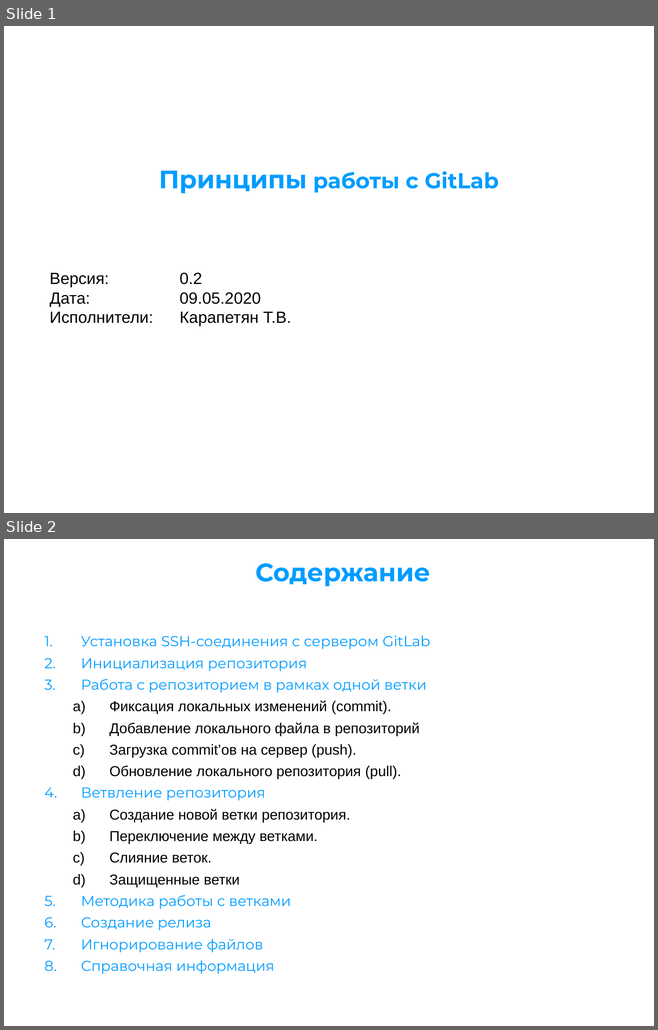
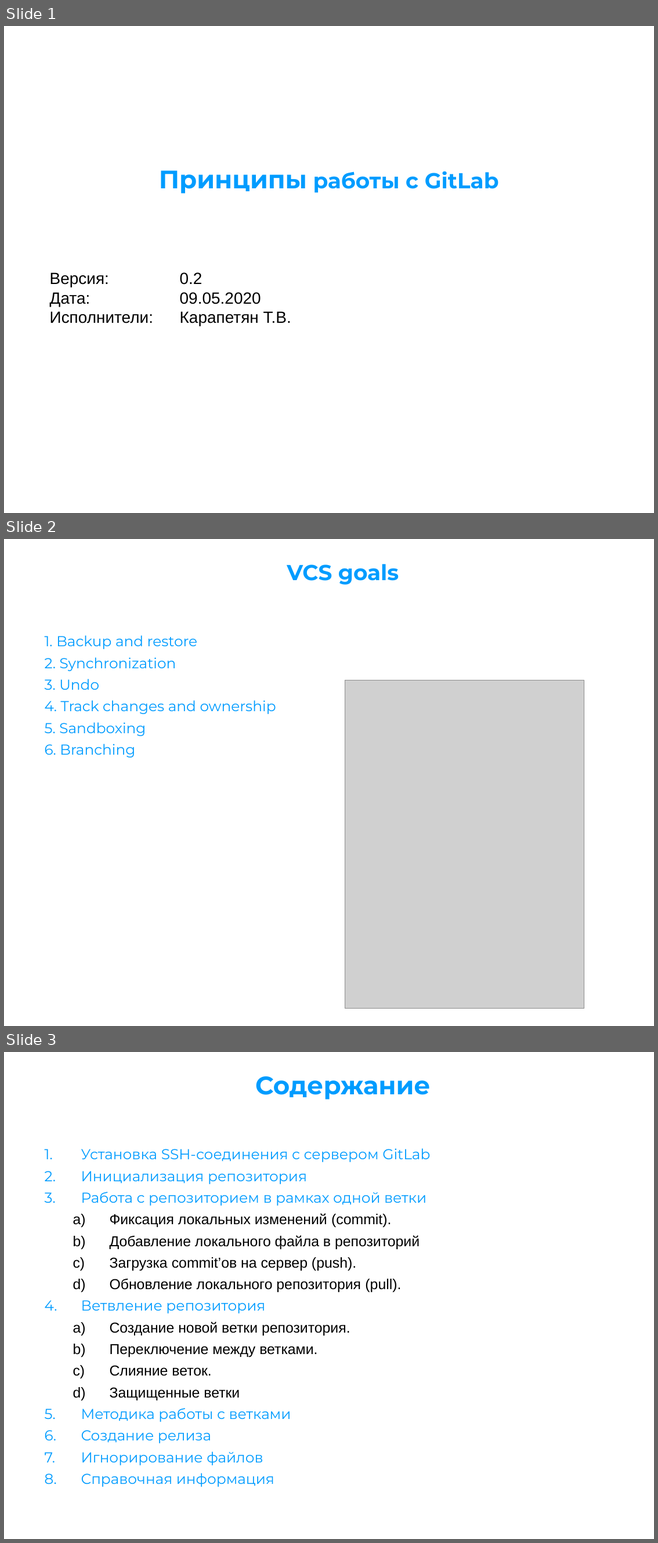
Before and after one commit to j-avdeev/DevOps, a slide deck: Lec presentations/Презентация_Основы_работы_с_GitLab.pptx. Shown one above the other, each under a label of ours: slides 1 and 2 before the commit, slides 1, 2 and 3 after it. The pictures are 658x1030 and 658x1543 pixels, drawn with LibreOffice and Linux fonts; fonts in the diff are those of the drawing; grey boxes stand for pictures; background and template pictures are left out. Boxes give left, top, right and bottom in pixels: in the first picture for what was removed or moved away, otherwise in the second. Text is boxed around its words. In the diff, an @@ line names an element or a change of style, - is before the commit and + after.

```diff
--- a/Lec presentations/Презентация_Основы_работы_с_GitLab.pptx
+++ b/Lec presentations/Презентация_Основы_работы_с_GitLab.pptx
@@ slide 2 added at (x1=4, y1=539, x2=654, y2=1026), background #FFFFFF @@
@@ title added at (x1=286, y1=564, x2=398, y2=585), 24 pt, text #009CFF, bold @@
+VCS goals
@@ text added at (x1=45, y1=635, x2=276, y2=758), 16 pt, text #009CFF @@
+1. Backup and restore
+2. Synchronization
+3. Undo
+4. Track changes and ownership
+5. Sandboxing
+6. Branching
@@ picture added at (x1=345, y1=681, x2=584, y2=1009) @@
@@ what was slide 2 is now slide 3 @@
```
Also in this commit, not shown: 6 other files.
